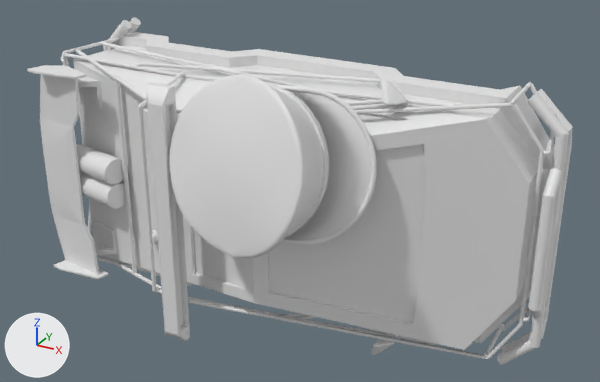
The glTF model public/models/car1/default/chassis.glb, before and after one commit.
The view is the same before and after, from a 50 mm lens placed at (1.62, -3.42, 1.4), pointed at (0.15, -0.76, 0.07). The axes (+X, +Y, +Z) are drawn at lower left. The lights are the same throughout. The picture after the commit comes second. Where no turn or scale is listed for an object, it has been applied to the vertices. Vertices at exactly the same position are counted once.

Script lines for the objects in view, before the commit:
```python
ob_shadeblack_002 = bpy.data.objects.new('shadeBlack.002', me_mesh_001)
ob_shadeblack_002.location = (-0.997, -0.786, -0.412)
ob_shadeblack_027 = bpy.data.objects.new('shadeBlack.027', me_cylinder_086)
ob_shadeblack_027.location = (-0.622, -0.897, 0.456)
ob_shadeblack_027.rotation_euler = (-0.0811, 0.0837, -0.438)  # degrees (-4.6, 4.8, -25)
ob_shadeblack_027.scale = (-0.00887, -0.00887, -0.367)
ob_shadeblack_030 = bpy.data.objects.new('shadeBlack.030', me_cylinder_072)
ob_shadeblack_030.location = (-0.396, -1.037, 0.206)
ob_shadeblack_030.rotation_euler = (0.0, 0.0, 3.142)  # degrees (0, 0, 180)
ob_shadeblack_030.scale = (0.00887, 0.00887, 0.367)
ob_shadeblack_034 = bpy.data.objects.new('shadeBlack.034', me_cylinder_070)
ob_shadeblack_034.location = (-0.236, -1.047, 0.194)
ob_shadeblack_034.rotation_euler = (0.0, 0.0, 3.142)  # degrees (0, 0, 180)
ob_shadeblack_034.scale = (0.00847, 0.00847, 0.35)
ob_shadeblack_051 = bpy.data.objects.new('shadeBlack.051', me_cylinder_089)
ob_shadeblack_051.location = (-0.129, -0.715, 0.491)
ob_shadeblack_051.rotation_euler = (-0.079, -0.144, 2.692)  # degrees (-4.5, -8.3, 154)
ob_shadeblack_051.scale = (0.00787, 0.00787, 0.326)
ob_shadeblack_053 = bpy.data.objects.new('shadeBlack.053', me_cylinder_091)
ob_shadeblack_053.location = (-0.29, -0.718, -0.495)
ob_shadeblack_053.rotation_euler = (3.063, 0.144, 0.551)  # degrees (175, 8.3, 32)
ob_shadeblack_053.scale = (0.00787, 0.00787, 0.326)
ob_shadeblack_054 = bpy.data.objects.new('shadeBlack.054', me_cylinder_092)
ob_shadeblack_054.location = (-0.29, -0.718, 0.492)
ob_shadeblack_054.rotation_euler = (-0.079, 2.998, 0.551)  # degrees (-4.5, 172, 32)
ob_shadeblack_054.scale = (-0.00787, -0.00787, -0.326)
ob_shadebronz = bpy.data.objects.new('shadeBronz', me_circle_003)
ob_shadebronz.location = (0.131, -1.21, 0.321)
ob_shadebronz_001 = bpy.data.objects.new('shadeBronz.001', me_circle_001)
ob_shadebronz_001.location = (0.248, -1.02, 0.279)
ob_shadesky = bpy.data.objects.new('shadeSky', me_circle)
ob_shadesky.location = (0.131, -1.21, 0.321)
# also in view: 'shadeBlack.005' at (1.04, -0.56, -0.02); 'shadeBlack.001' at (0.22, -0.89, 0.0); 'shadeBlack.049' at (-0.62, -0.89, 0.23); 'shadeGreenBulb' at (-0.8, -0.9, -0.06); 'shadeBlack.015' at (0.42, -0.83, 0.28)
```
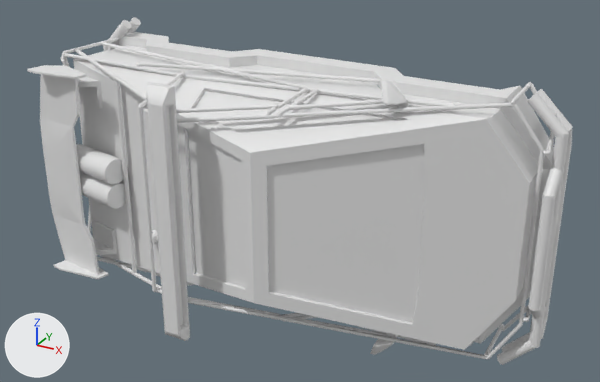
The edits, one by one:
me_cylinder_086 has 160 vertices, 286 faces and spans x -28.1..43.4, y -2.3..2.7, z -0.1..0.0.
me_cylinder_086 is used by ob_shadeblack_027; location (-0.622, -0.897, 0.456); rotation (-0.0811, 0.0837, -0.438), in degrees (-4.6, 4.8, -25); scale (-0.00887, -0.00887, -0.367).
me_cylinder_086 part 1: its shading normals changed.
Mesh me_cylinder_094 is new.
It is a copy of me_cylinder_091.
Mesh me_cylinder_093 is new.
It is a copy of me_cylinder_091.
Mesh me_cylinder_074_1 is new.
It is a copy of me_cylinder_070.
Object 'shadeBlack.030' (ob_shadeblack_030) now shows me_cylinder_074_1 instead of me_cylinder_072.
Object 'shadeBlack.051' (ob_shadeblack_051) now shows me_cylinder_091 instead of me_cylinder_089.
Object 'shadeBlack.053' (ob_shadeblack_053) now shows me_cylinder_093 instead of me_cylinder_091.
Object 'shadeBlack.054' (ob_shadeblack_054) now shows me_cylinder_094 instead of me_cylinder_092.
Object 'shadeBronz' (ob_shadebronz) is deleted.
Object 'shadeBronz.001' (ob_shadebronz_001) is deleted.
Object 'shadeSky' (ob_shadesky) is deleted.

Boxes [x1, y1, x2, y2] around the edits, measured in the pictures (600 x 382 px):
'shadeSky', deleted
    before: [169, 75, 371, 258]
'shadeBronz', deleted
    before: [270, 84, 377, 246]
'shadeBronz.001', deleted
    before: [269, 84, 329, 237]
